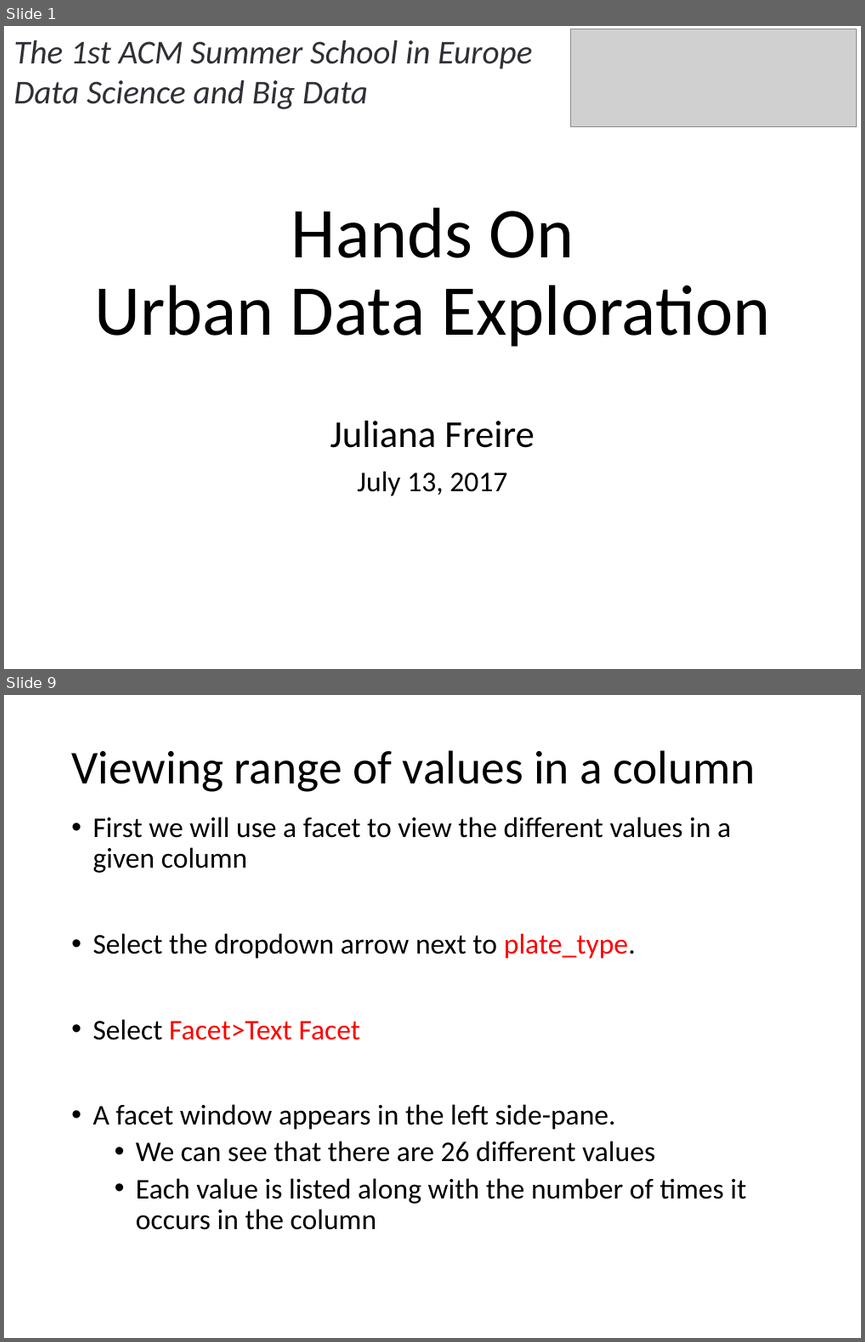
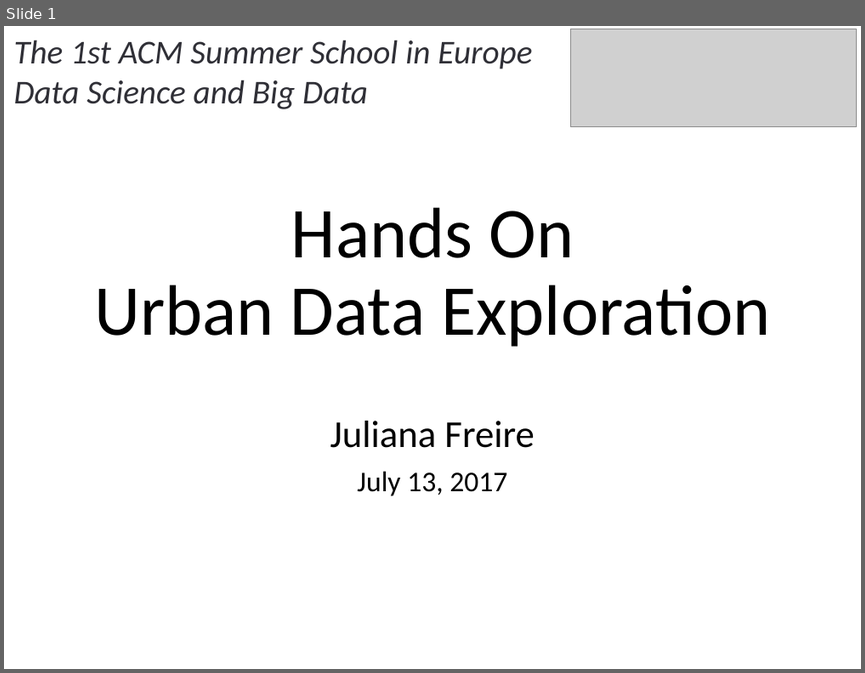
Before and after one commit to julianafreire/ACMSummerSchool2017, a slide deck: lab-data-exploration.pptx. Shown one above the other, each under a label of ours: slides 1 and 9 before the commit, slide 1 after it; the slides between them are not shown. The pictures are 865x1342 and 865x673 pixels, drawn with LibreOffice and Linux fonts; fonts in the diff are those of the drawing; grey boxes stand for pictures. Boxes give left, top, right and bottom in pixels: in the first picture for what was removed or moved away, otherwise in the second. Text is boxed around its words. In the diff, an @@ line names an element or a change of style, - is before the commit and + after.

```diff
--- a/lab-data-exploration.pptx
+++ b/lab-data-exploration.pptx
@@ slide 9 removed at <box>4,695,861,1338</box>, background #FFFFFF @@
@@ title removed at <box>71,750,755,792</box> @@
-Viewing range of values in a column
@@ text removed at <box>93,817,746,1230</box> @@
-• First we will use a facet to view the different values in a given column
-• Select the dropdown arrow next to plate_type.
-• Select Facet>Text Facet
-• A facet window appears in the left side-pane.
-  • We can see that there are 26 different values
-  • Each value is listed along with the number of times it occurs in the column
```
Also in this commit, not shown: 4 slides changed, 1 slide added, 39 other slides removed, 4 other files.
